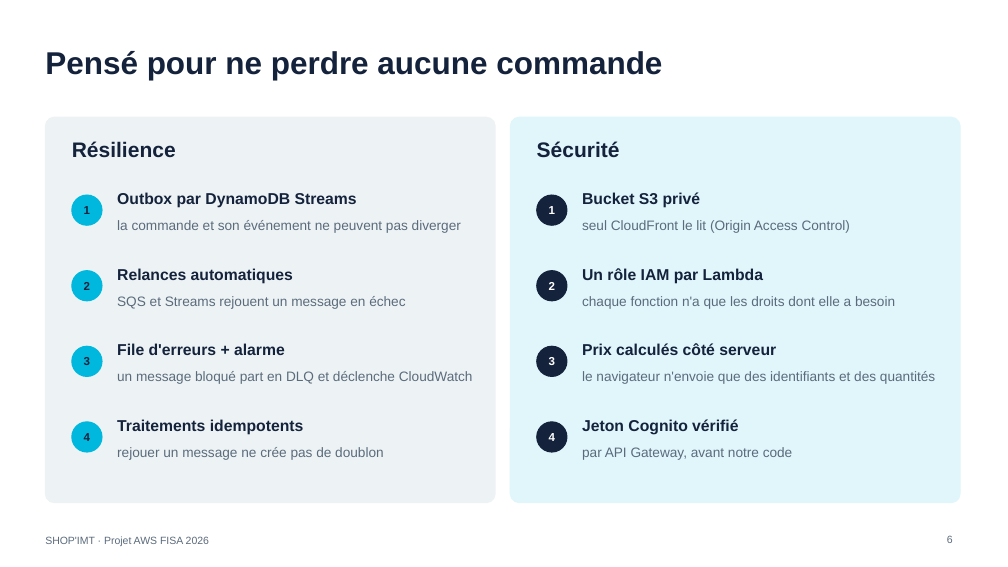
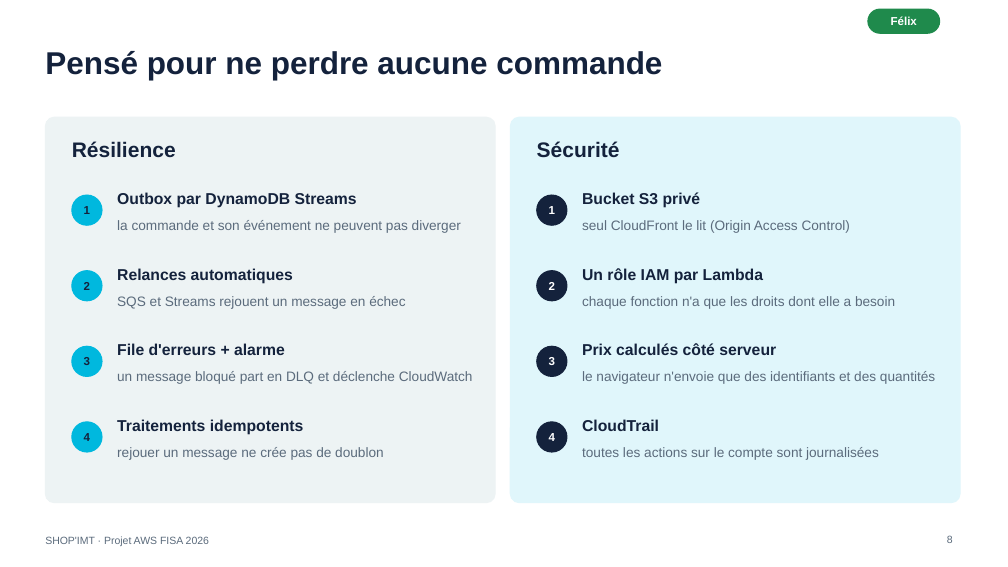
Before and after one commit to louizoom/shop-imt, a slide deck: slide 8 of docs/SHOP-IMT-presentation.pptx (slide 6 before the commit). Drawn at 1008x567 pixels with LibreOffice and Linux fonts; fonts in the diff are those of the drawing. Boxes give left, top, right and bottom in pixels: in the first picture for what was removed or moved away, otherwise in the second. Text is boxed around its words. In the diff, an @@ line names an element or a change of style, - is before the commit and + after.

```diff
--- a/docs/SHOP-IMT-presentation.pptx
+++ b/docs/SHOP-IMT-presentation.pptx
@@ rounded rectangle added at (868, 9, 940, 33), fill #1F8A4C, outline #1F8A4C 1 pt @@
@@ text added at (891, 16, 917, 25), 11 pt, text #FFFFFF, bold @@
+Félix
@@ text at (582, 419, 659, 431): text changed @@
-Jeton Cognito vérifié
+CloudTrail
@@ text at (582, 447, 879, 460): text changed @@
-par API Gateway, avant notre code
+toutes les actions sur le compte sont journalisées
```
Also in this commit, not shown: 6 other slides changed, 4 slides added, 1 slide removed, 1 other file.
